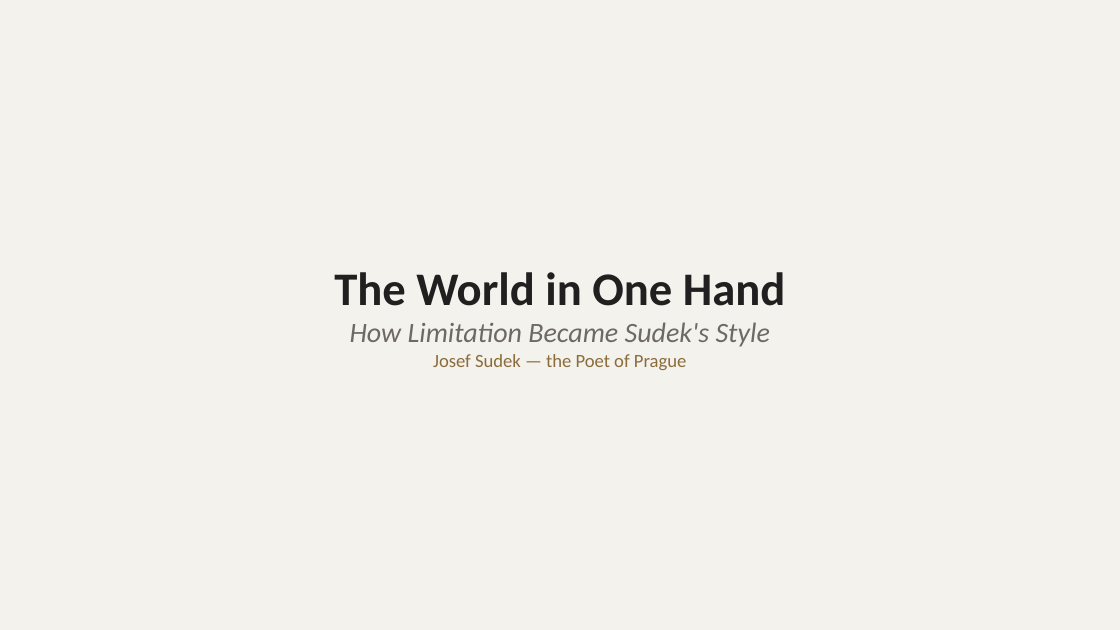
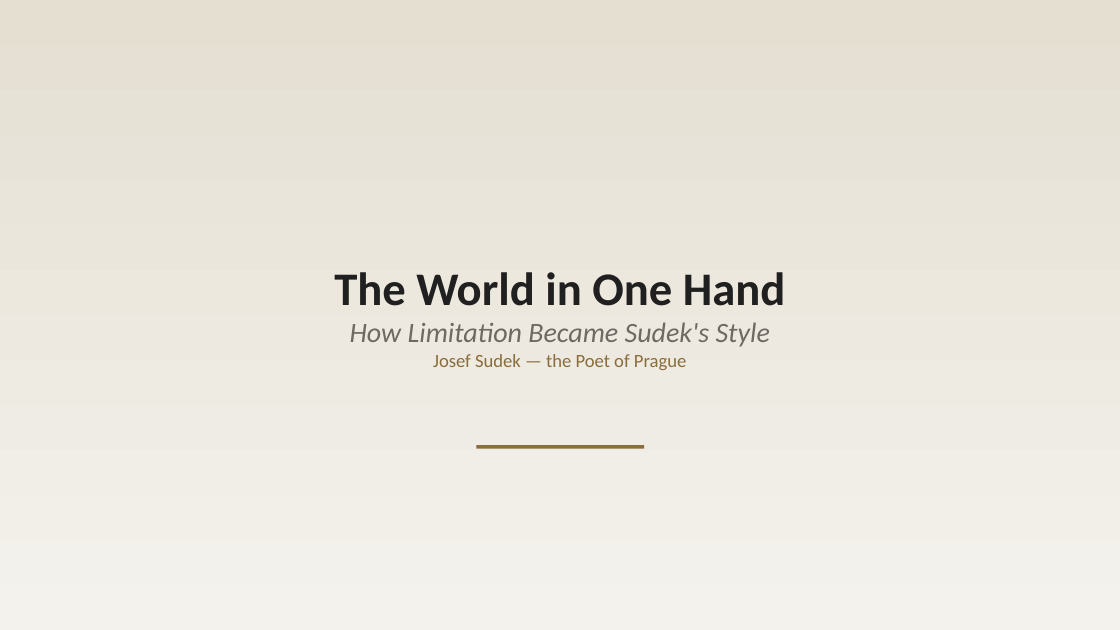
Before and after one commit to LU-Chuanyu/photography-presentation, a slide deck: slide 1 of Josef-Sudek-Presentation.pptx. Drawn at 1120x630 pixels with LibreOffice and Linux fonts; fonts in the diff are those of the drawing. Boxes give left, top, right and bottom in pixels: in the first picture for what was removed or moved away, otherwise in the second. Text is boxed around its words. In the diff, an @@ line names an element or a change of style, - is before the commit and + after.

```diff
--- a/Josef-Sudek-Presentation.pptx
+++ b/Josef-Sudek-Presentation.pptx
@@ background #F4F2ED to gradient #F4F2ED to #E5DFD2 @@
@@ rectangle added at <box>476,445,644,449</box>, fill #8A6D3B @@
```
Also in this commit, not shown: 20 other slides changed, 1 slide added, 2 other files.
